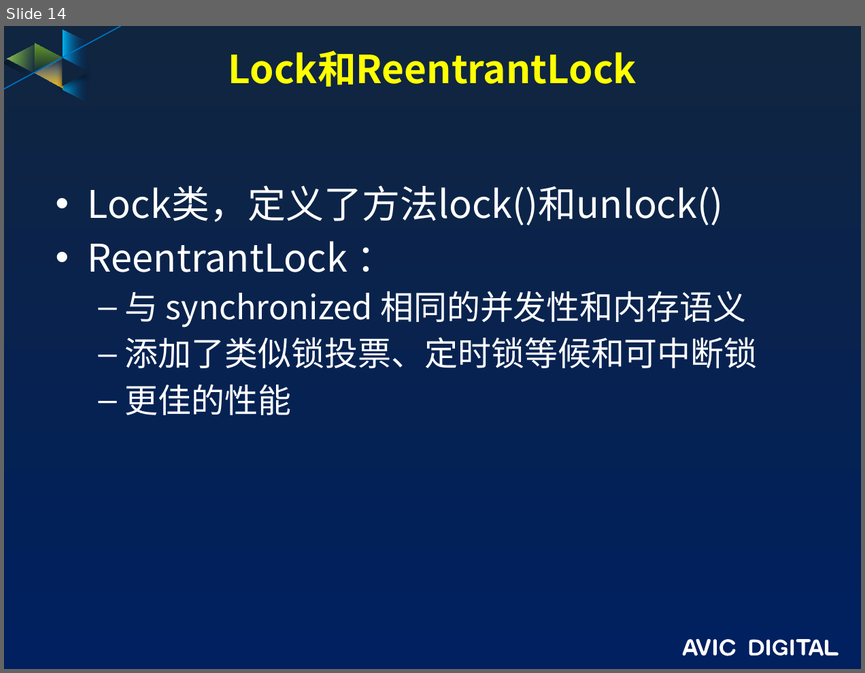
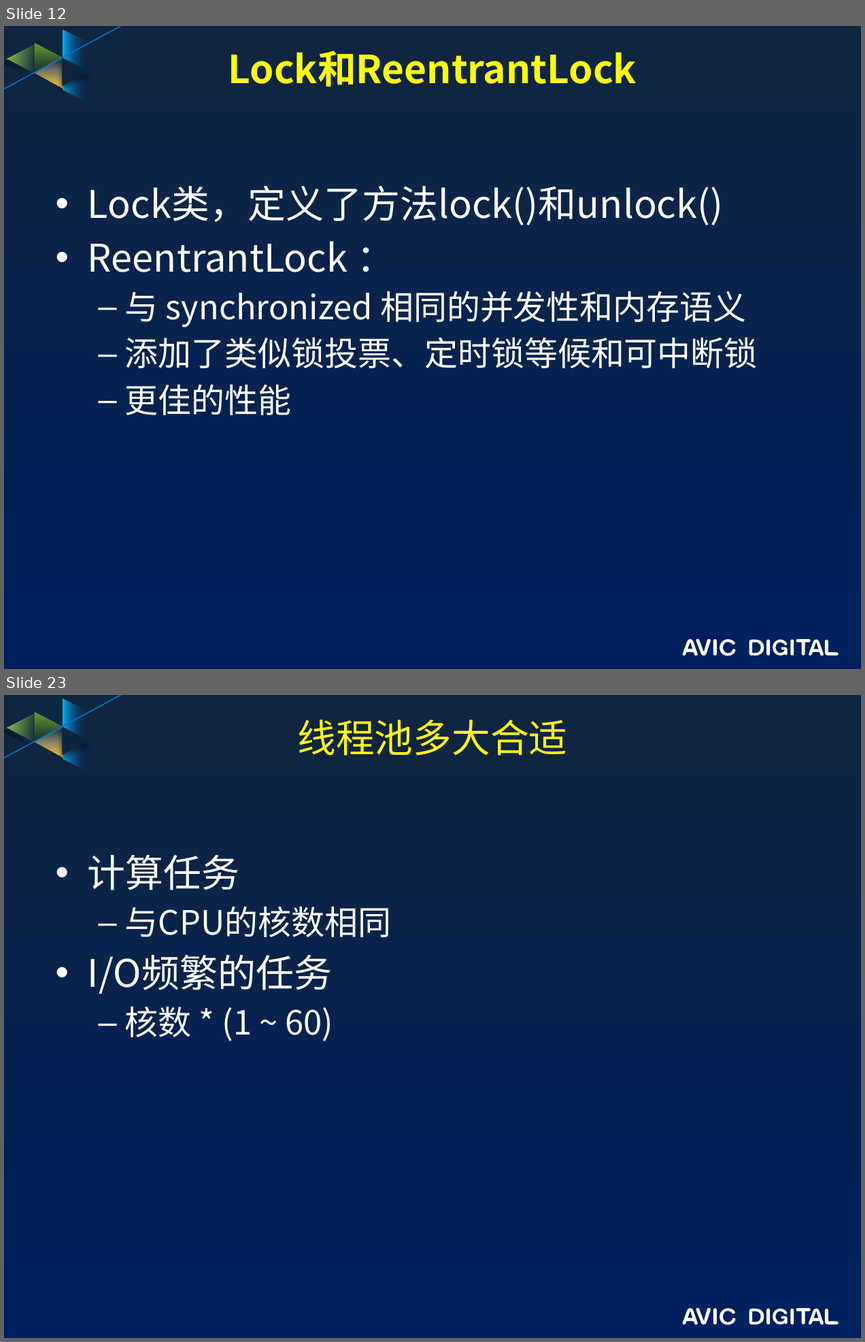
Before and after one commit to guofengzh/java-way, a slide deck: java/docs/13.java-线程.pptx. Shown one above the other, each under a label of ours: slide 14 before the commit, slides 12 and 23 after it; the slides between them are not shown. The pictures are 865x673 and 865x1342 pixels, drawn with LibreOffice and Linux fonts; fonts in the diff are those of the drawing; background and template pictures are left out. Boxes give left, top, right and bottom in pixels: in the first picture for what was removed or moved away, otherwise in the second. Text is boxed around its words. In the diff, an @@ line names an element or a change of style, - is before the commit and + after.

```diff
--- a/java/docs/13.java-线程.pptx
+++ b/java/docs/13.java-线程.pptx
@@ slide 23 added at (x1=4, y1=695, x2=861, y2=1338), background gradient #10253F to #002060; not listed: 17 template elements that a slide beside it also shows @@
@@ title added at (x1=298, y1=719, x2=568, y2=756), 32.4 pt, text #FFFF00 @@
+线程池多大合适
@@ text added at (x1=88, y1=854, x2=391, y2=1041), 28 pt, text #FFFFFF @@
+• 计算任务
+  – 与CPU的核数相同
+• I/O频繁的任务
+  – 核数 * (1 ~ 60)
@@ what was slide 14 is now slide 12 @@
```
Also in this commit, not shown: 1 slide changed, 14 other slides added, 5 slides removed.
